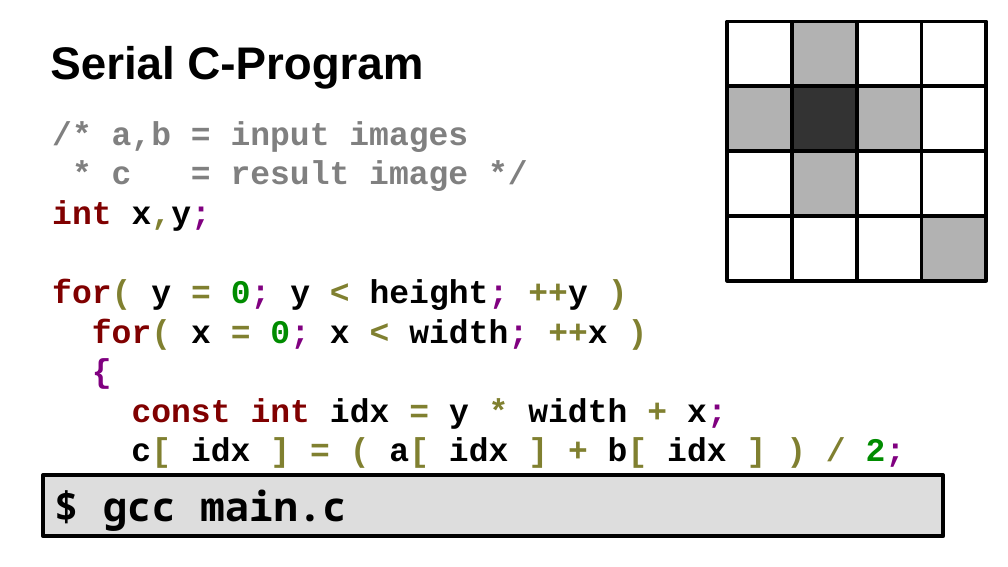
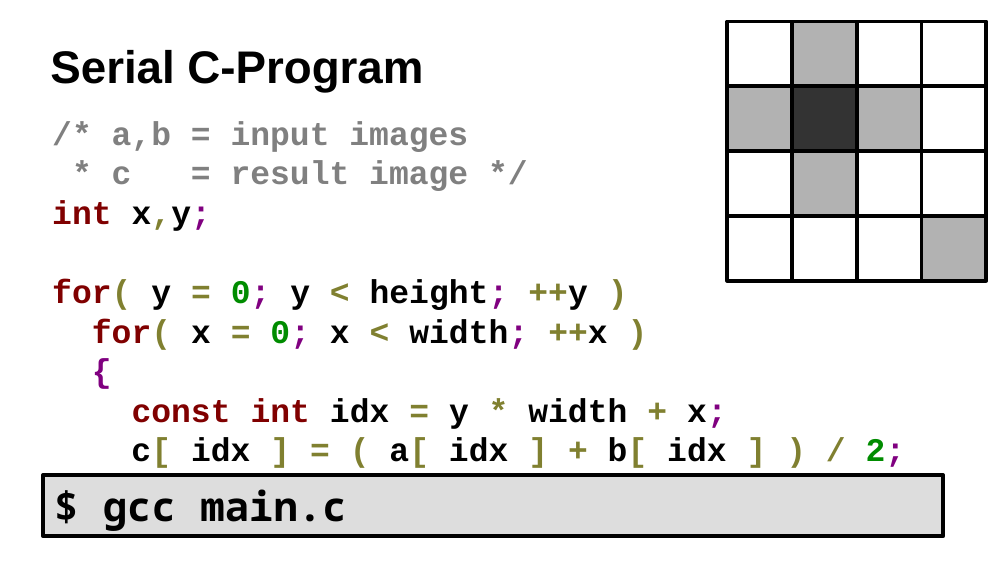
Before and after one commit to ax3l/datenspuren_2016, a slide deck: slide 26 of Slides.odp (slide 17 before the commit). Drawn at 1008x567 pixels with LibreOffice and Linux fonts; fonts in the diff are those of the drawing; background and template pictures are left out. Boxes give left, top, right and bottom in pixels: in the first picture for what was removed or moved away, otherwise in the second. Text is boxed around its words. In the diff, an @@ line names an element or a change of style, - is before the commit and + after.

```diff
--- a/Slides.odp
+++ b/Slides.odp
@@ title "Serial C-Program": place and size @@
-title "Serial C-Program" at bbox=[50, 46, 423, 89]
+title "Serial C-Program" at bbox=[50, 50, 423, 92]
```
Also in this commit, not shown: 16 other slides changed, 35 slides added, 4 slides removed.
